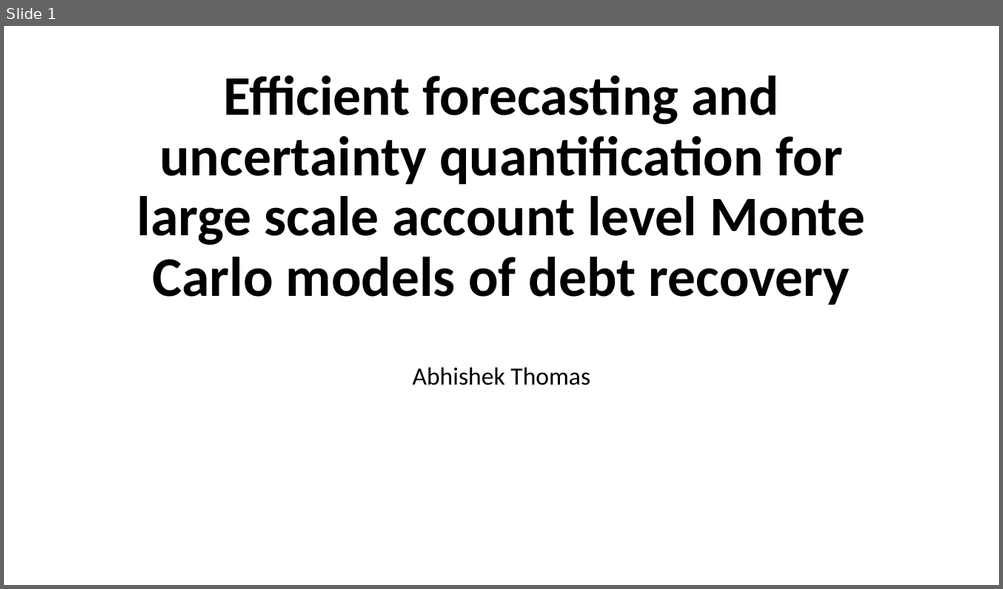
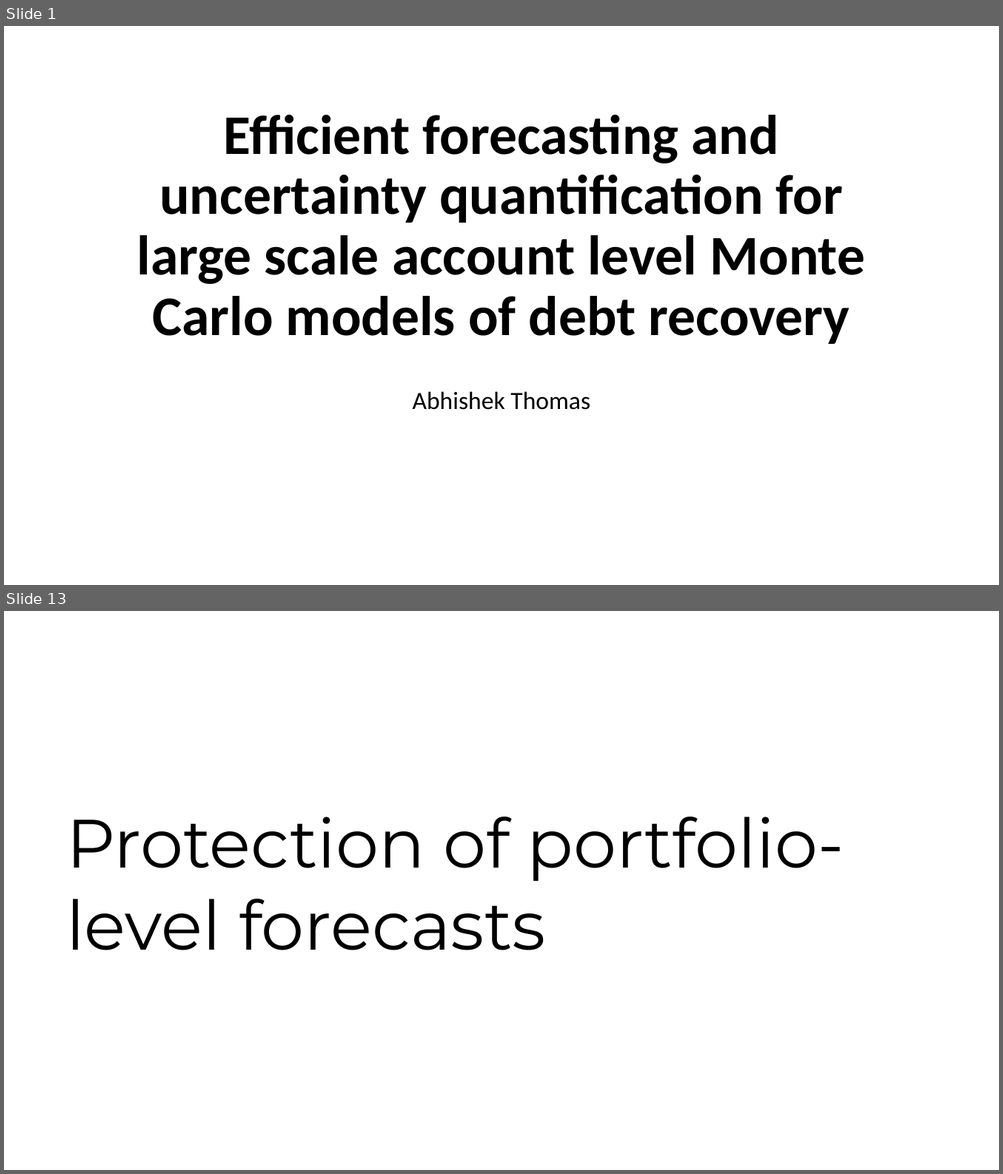
Before and after one commit to dcrey7/Interview-hackathons-assignment, a slide deck: Efficient forecasting and uncertainty quantification for large scale.pptx. Shown one above the other, each under a label of ours: slide 1 before the commit, slides 1 and 13 after it; the slides between them are not shown. The pictures are 1003x589 and 1003x1174 pixels, drawn with LibreOffice and Linux fonts; fonts in the diff are those of the drawing. Boxes give left, top, right and bottom in pixels: in the first picture for what was removed or moved away, otherwise in the second. Text is boxed around its words. In the diff, an @@ line names an element or a change of style, - is before the commit and + after.

```diff
--- a/Efficient forecasting and uncertainty quantification for large scale.pptx
+++ b/Efficient forecasting and uncertainty quantification for large scale.pptx
@@ slide 13 added at [4,611,999,1170], background #FFFFFF @@
@@ title added at [66,817,845,951], 66 pt, text #000000 @@
+  Protection of portfolio-level forecasts
@@ slide 1 changed as well @@
@@ title "Efficient forecasting and uncertainty quantification ...": place and size @@
-title "Efficient forecasting and uncertainty quantification ..." at [137,76,865,305]
+title "Efficient forecasting and uncertainty quantification ..." at [137,115,865,344]
@@ subtitle "Abhishek Thomas": place and size @@
-subtitle "Abhishek Thomas" at [412,367,590,386]
+subtitle "Abhishek Thomas" at [412,392,590,410]
```
Also in this commit, not shown: 1 other slide changed, 11 other slides added, 3 slides removed.
